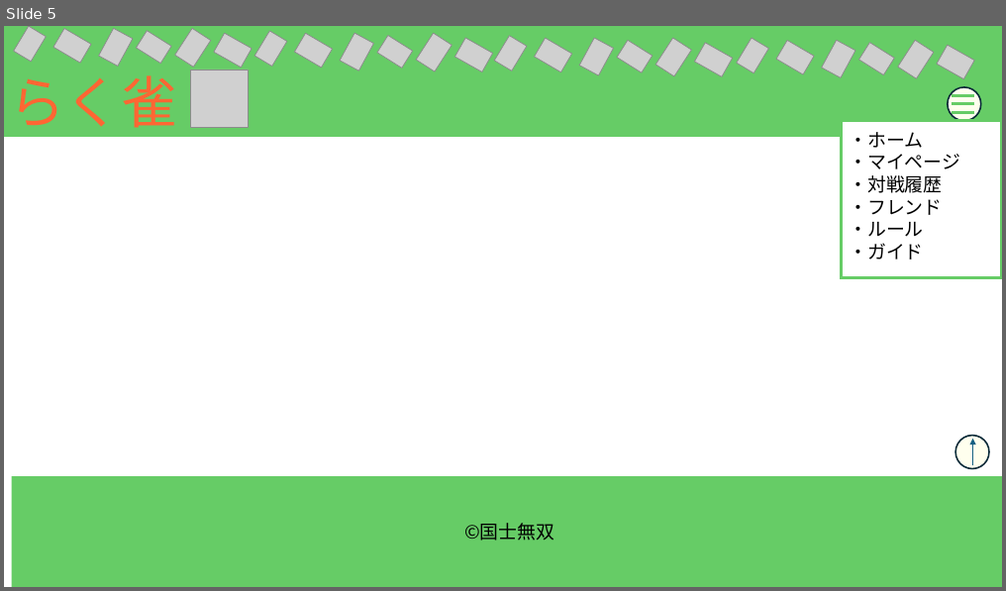
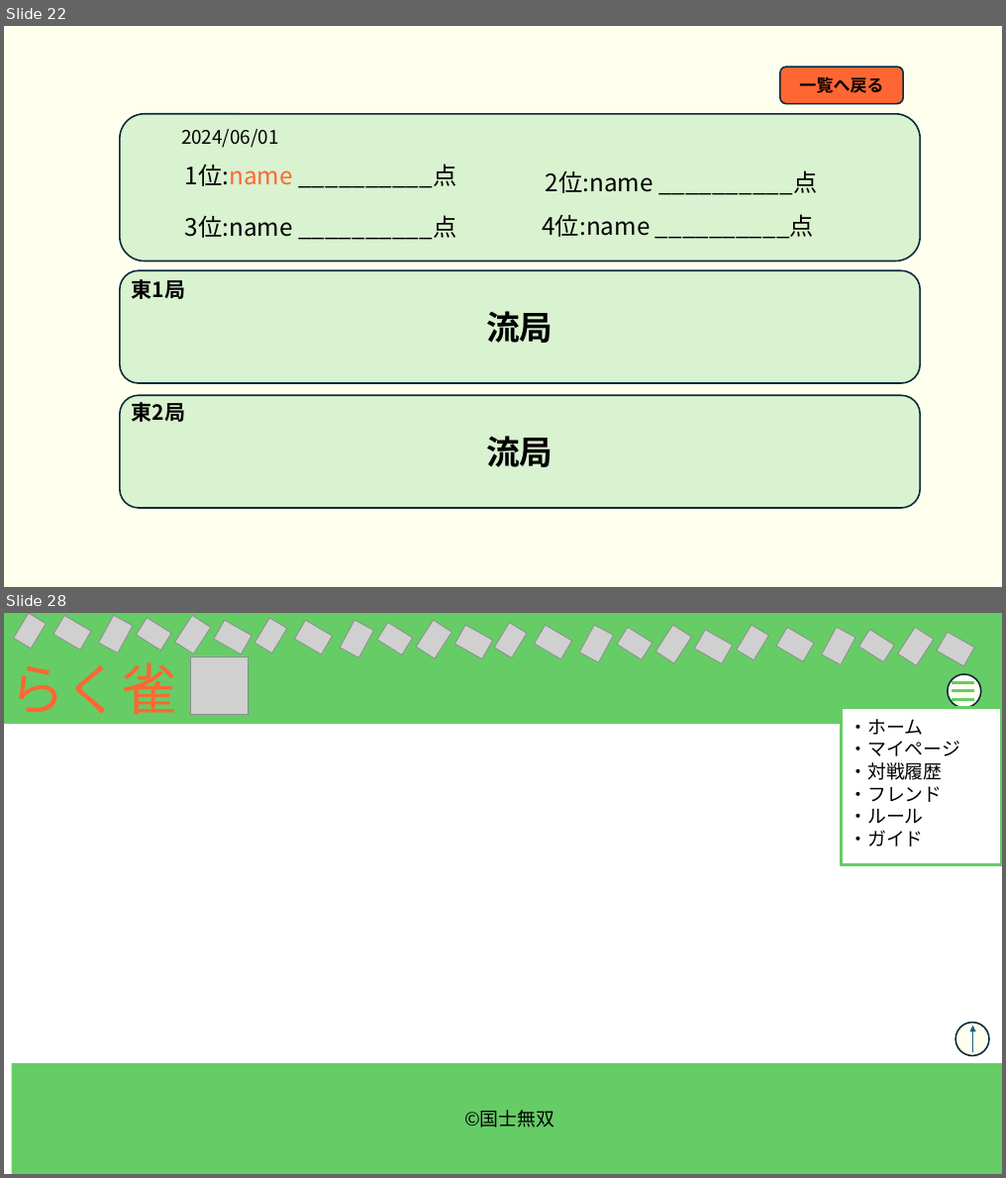
Before and after one commit to plusdojo2024/B5, a slide deck: doc/02_外部設計/外部設計_麻雀アプリ.pptx. Shown one above the other, each under a label of ours: slide 5 before the commit, slides 22 and 28 after it; the slides between them are not shown. The pictures are 1006x591 and 1006x1178 pixels, drawn with LibreOffice and Linux fonts; fonts in the diff are those of the drawing; grey boxes stand for pictures. Boxes give left, top, right and bottom in pixels: in the first picture for what was removed or moved away, otherwise in the second. Text is boxed around its words. In the diff, an @@ line names an element or a change of style, - is before the commit and + after.

```diff
--- a/doc/02_外部設計/外部設計_麻雀アプリ.pptx
+++ b/doc/02_外部設計/外部設計_麻雀アプリ.pptx
@@ slide 22 added at box(4, 26, 1002, 587), background #FFFFEE @@
@@ rounded rectangle added at box(780, 67, 903, 104), fill #FF6633, outline #092A39 1.5 pt, 16.1 pt, text #000000, bold @@
+一覧へ戻る
@@ rounded rectangle added at box(120, 113, 921, 261), fill #D9F2D0, outline #092A39 1.5 pt @@
@@ text added at box(181, 129, 279, 148), 18 pt, text #000000 @@
+2024/06/01
@@ text added at box(185, 164, 456, 188), 23.1 pt, text #000000 @@
+1位:name __________点
@@ text added at box(546, 171, 817, 195), 23.1 pt, text #000000 @@
+2位:name __________点
@@ text added at box(185, 215, 456, 240), 23.1 pt, text #000000 @@
+3位:name __________点
@@ text added at box(543, 214, 814, 239), 23.1 pt, text #000000 @@
+4位:name __________点
@@ rounded rectangle added at box(120, 271, 921, 383), fill #D9F2D0, outline #092A39 1.5 pt, 32 pt, text #000000, bold @@
+流局
@@ text added at box(132, 279, 185, 299), 20 pt, text #000000, bold @@
+東1局
@@ rounded rectangle added at box(120, 396, 921, 508), fill #D9F2D0, outline #092A39 1.5 pt, 32 pt, text #000000, bold @@
+流局
@@ text added at box(132, 402, 185, 422), 20 pt, text #000000, bold @@
+東2局
@@ what was slide 5 is now slide 28 @@
```
Also in this commit, not shown: 21 slides changed, 2 other slides added, 3 other files.
